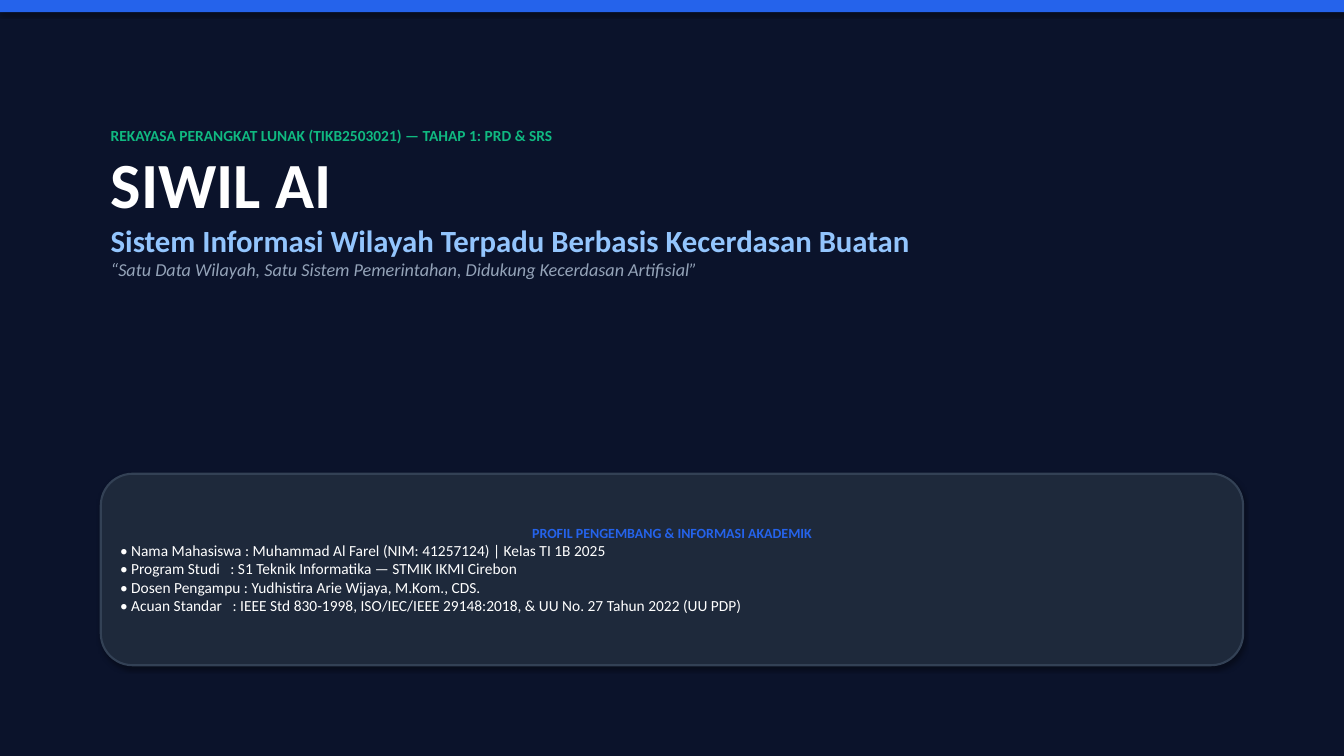
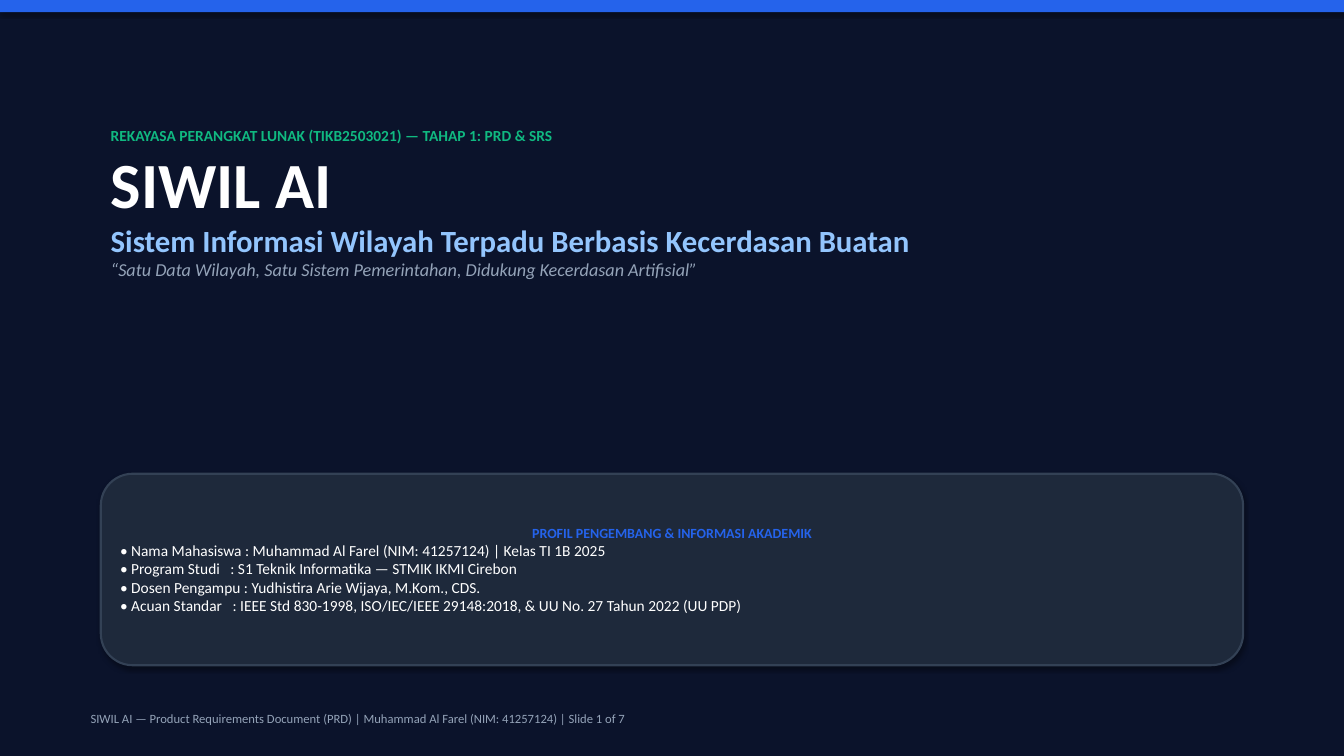
Before and after one commit to Yenvys/SistemWilayah, a slide deck: slide 1 of PRESENTASI_PRD_SIWIL.pptx. Drawn at 1344x756 pixels with LibreOffice and Linux fonts; fonts in the diff are those of the drawing. Boxes give left, top, right and bottom in pixels: in the first picture for what was removed or moved away, otherwise in the second. Text is boxed around its words. In the diff, an @@ line names an element or a change of style, - is before the commit and + after.

```diff
--- a/PRESENTASI_PRD_SIWIL.pptx
+++ b/PRESENTASI_PRD_SIWIL.pptx
@@ text added at <box>91,714,624,725</box>, 9 pt, text #94A3B8 @@
+SIWIL AI — Product Requirements Document (PRD) | Muhammad Al Farel (NIM: 41257124) | Slide 1 of 7
```
Also in this commit, not shown: 3 other slides changed, 3 slides added, 8 slides removed, 2 other files.
